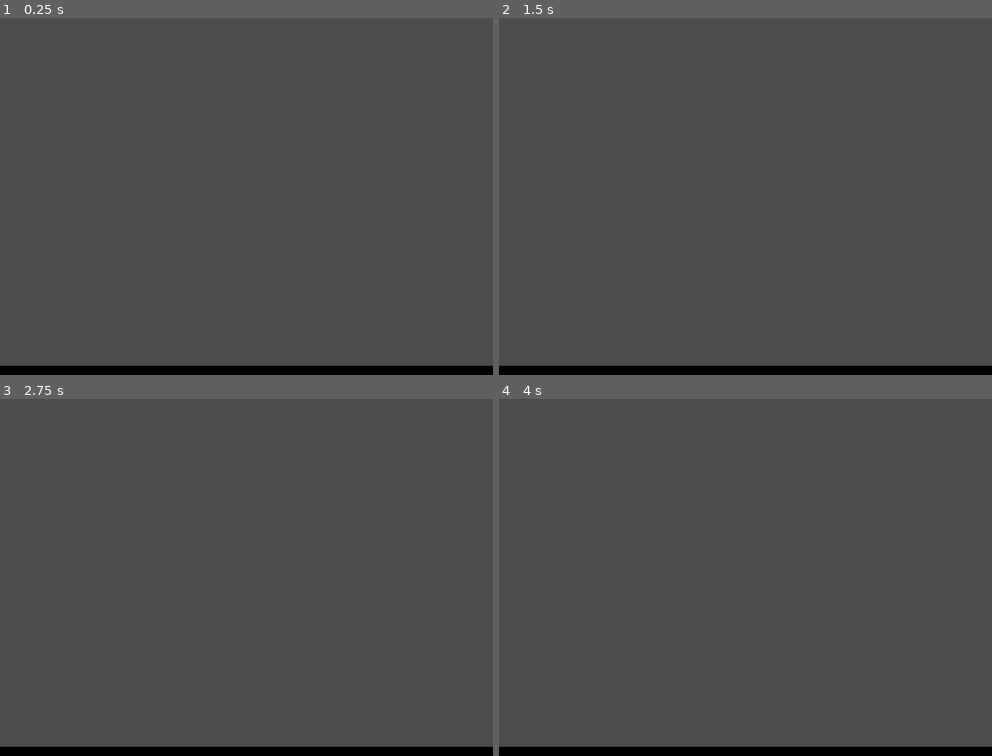
Above: before the commit, frames 1-4 (two rows, left to right).
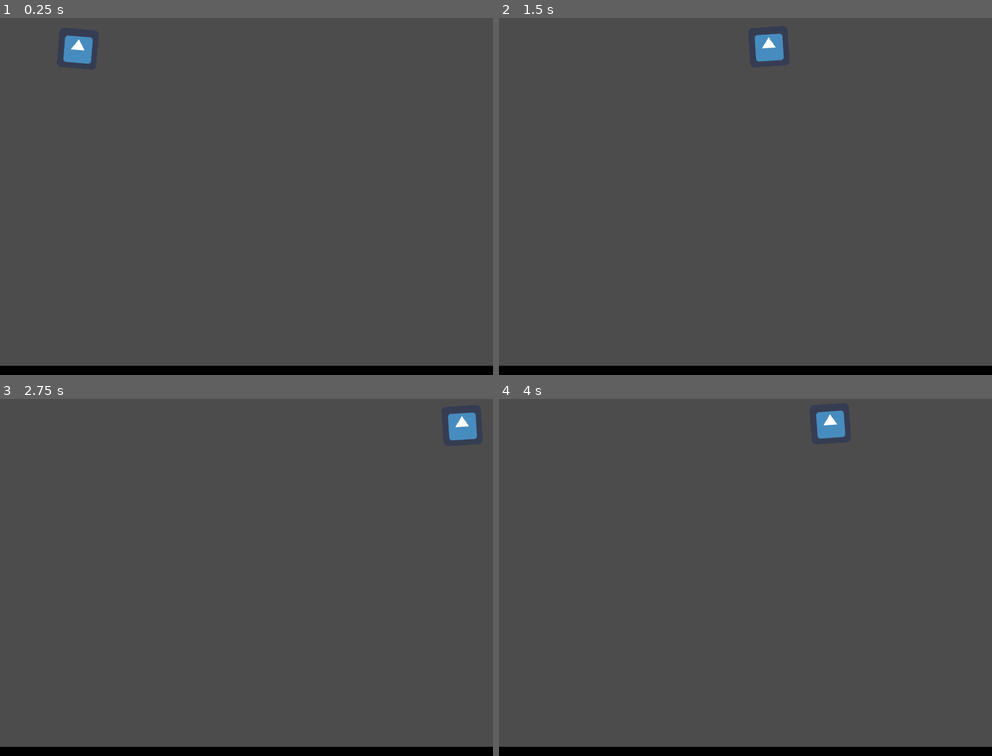
Above: after the commit, the same moments.

Repository: thatnick/fragile
Game: Godot game, scene res://scenes/ali_sandbox.tscn
The game is run twice, just before and just after one commit, with the same random seed, the same clock (stepped at 60 frames per second) and the same inputs. The engine's default icon, where the game draws it, is replaced by a stand-in: a white triangle on a blue panel in a dark square.
Inputs:
- Up to frame 1 (0.25 s): no input
- Up to frame 2 (1.5 s): hold Right (ui_right) 0.53-1.28 s; hold Left (ui_left) from 1.28 s (still down)
- Up to frame 3 (2.75 s): release Left (ui_left) at 2.03 s; hold Right (ui_right) from 2.03 s (still down)
- Up to frame 4 (4 s): release Right (ui_right) at 3.53 s; hold Left (ui_left) from 3.53 s (still down)

The runs differ from the first frame. In frame 1, 0.4% of the frame differs, in the area x 12-19%, y 4-13%; in frame 2, 0.4%; in frame 3, 0.4%; in frame 4, 0.4%.

Commit message:
Add EggGen to AliSandbox

Diff:
--- a/scenes/ali_sandbox.tscn
+++ b/scenes/ali_sandbox.tscn
@@ -1,10 +1,11 @@
-[gd_scene load_steps=6 format=2]
+[gd_scene load_steps=7 format=2]
 
 [ext_resource path="res://scenes/floor.tscn" type="PackedScene" id=1]
 [ext_resource path="res://scenes/egg.tscn" type="PackedScene" id=2]
 [ext_resource path="res://scenes/player.tscn" type="PackedScene" id=3]
 [ext_resource path="res://scenes/wall.tscn" type="PackedScene" id=4]
 [ext_resource path="res://scenes/nest.tscn" type="PackedScene" id=5]
+[ext_resource path="res://scenes/egg_gen.tscn" type="PackedScene" id=6]
 
 [node name="AliSandbox" type="Node"]
 
@@ -25,3 +26,5 @@
 
 [node name="Nest" parent="." instance=ExtResource( 5 )]
 position = Vector2( 658, 376 )
+
+[node name="EggGen" parent="." instance=ExtResource( 6 )]
